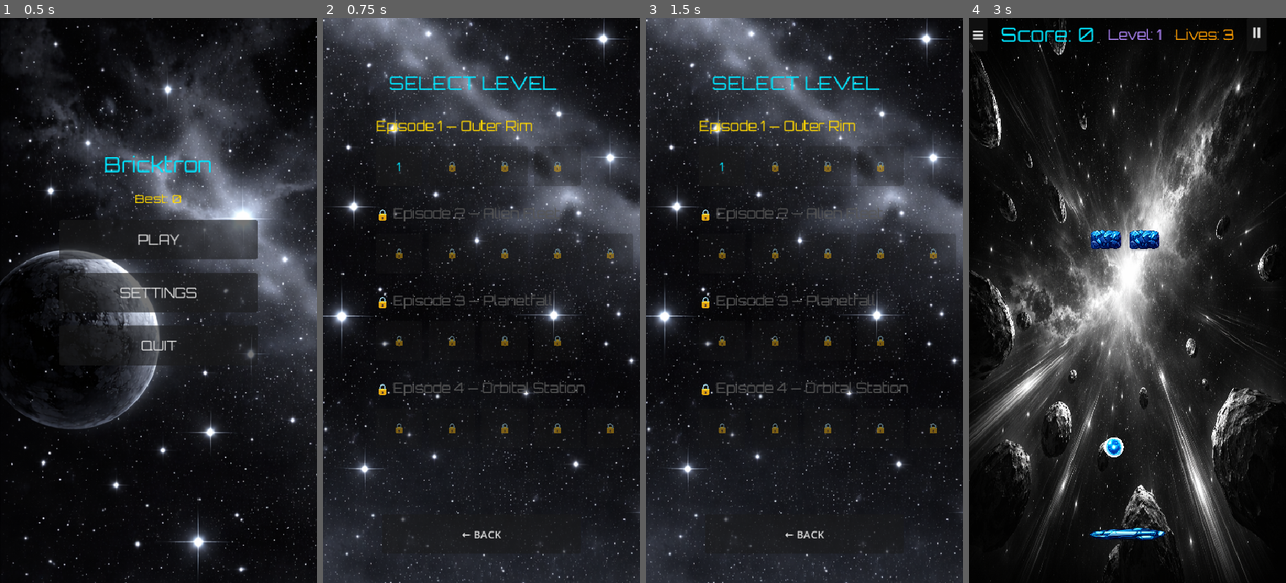
Above: before the commit, frames 1-4 (left to right).
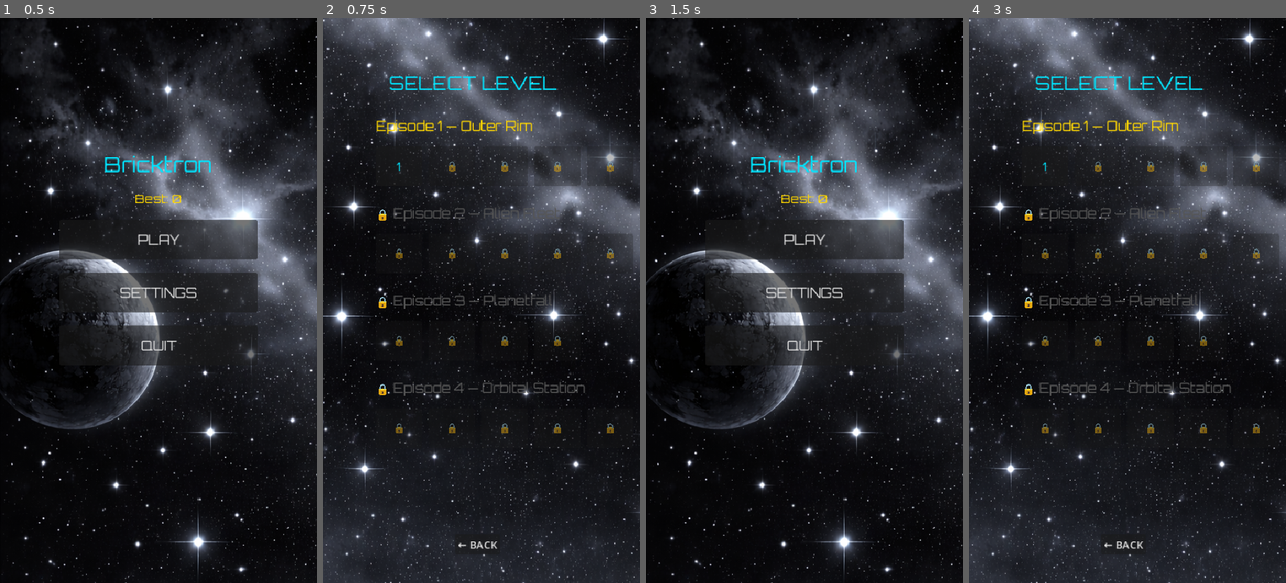
Above: after the commit, the same moments.

Repository: ilkkayli/godot-brick-breaker
Game: Godot game, scene res://MainMenu.tscn
Two runs of this game, one before a commit and one after it. Both use one fixed random seed, a clock stepped at 60 frames per second and the inputs below.
Inputs (mouse positions are in pixels of both pictures, inside the frame that each line leads up to):
- Up to frame 1 (0.5 s): no input
- Up to frame 2 (0.75 s): click "PLAY" at 0.5 s
- Up to frame 3 (1.5 s): click "← BACK" at 1.25 s
- Up to frame 4 (3 s): click (1045, 164) at 2 s, where only the run before the commit has a clickable "1"; click (1127, 238) at 2.75 s, where only the run after the commit has a clickable "PLAY"

Frame 1 is identical in both runs. In frame 2, 0.5% of the frame differs, in the area x 18-98%, y 22-96%; in frame 3, 44%; in frame 4, 59%, in the area x 0-100%, y 0-100%.

Commit message:
Add episode structure, level names, centralized SaveManager data, fix Level Select back button

Diff:
--- a/LevelComplete.gd
+++ b/LevelComplete.gd
@@ -13,13 +13,16 @@
 	$VBoxContainer/NextLevelButton.pressed.connect(_on_next_pressed)
 	$VBoxContainer/MenuButton.pressed.connect(_on_menu_pressed)
 
+	var ep_name = SaveManager.get_episode_name(current_episode)
+
 	if episode_complete:
 		$VBoxContainer/LevelCompleteLabel.text = "EPISODE COMPLETE!"
-		$VBoxContainer/LevelInfoLabel.text = "Episode " + str(current_episode) + " finished!"
+		$VBoxContainer/LevelInfoLabel.text = "Episode %d\n%s" % [current_episode, ep_name]
 		$VBoxContainer/NextLevelButton.text = "NEXT EPISODE"
 	else:
+		var level_name = SaveManager.get_level_name(current_episode, current_level)
 		$VBoxContainer/LevelCompleteLabel.text = "LEVEL COMPLETE!"
-		$VBoxContainer/LevelInfoLabel.text = "Level " + str(current_level - 1) + " → " + str(current_level)
+		$VBoxContainer/LevelInfoLabel.text = "Ep.%d — %s\nLevel %d: %s" % [current_episode, ep_name, current_level, level_name]
 
 	$VBoxContainer/ScoreLabel.text = "Score: " + str(current_score)
 	size = get_viewport_rect().size
--- a/LevelSelect.gd
+++ b/LevelSelect.gd
@@ -1,13 +1,8 @@
 extends Control
 
-const EPISODES = [
-	{"name": "Episode 1 — Outer Rim", "levels": 4},
-	{"name": "Episode 2 — Alien Fleet", "levels": 5},
-	{"name": "Episode 3 — Planetfall", "levels": 4},
-	{"name": "Episode 4 — Orbital Station", "levels": 5}
-]
-
 func _ready() -> void:
+	print("LevelSelect _ready")
+	print("BackButton: ", $BackButton)
 	$BackButton.pressed.connect(_on_back_pressed)
 	_build_list()
 
@@ -15,15 +10,14 @@
 	var container = $ScrollContainer/VBoxContainer
 	var font = load("res://assets/fonts/orbitron.ttf")
 
-	for ep_index in range(EPISODES.size()):
-		var episode = EPISODES[ep_index]
-		var ep_number = ep_index + 1
+	for ep_number in range(1, SaveManager.get_total_episodes() + 1):
 		var unlocked = SaveManager.is_episode_unlocked(ep_number)
 		var highest = SaveManager.get_highest_level(ep_number)
+		var ep_name = "Episode %d — %s" % [ep_number, SaveManager.get_episode_name(ep_number)]
+		var level_count = SaveManager.get_episode_level_count(ep_number)
 
-		# Episodin otsikko
 		var ep_label = Label.new()
-		ep_label.text = episode["name"] if unlocked else "🔒 " + episode["name"]
+		ep_label.text = ep_name if unlocked else "🔒 " + ep_name
 		ep_label.add_theme_font_override("font", font)
 		ep_label.add_theme_font_size_override("font_size", 20)
 		if unlocked:
@@ -33,19 +27,17 @@
 		ep_label.custom_minimum_size = Vector2(400, 40)
 		container.add_child(ep_label)
 
-		# Kenttänapit
 		var grid = GridContainer.new()
 		grid.columns = 5
 		grid.add_theme_constant_override("h_separation", 10)
 		grid.add_theme_constant_override("v_separation", 10)
 		container.add_child(grid)
 
-		for lv in range(1, episode["levels"] + 1):
+		for lv in range(1, level_count + 1):
 			var btn = Button.new()
 			btn.custom_minimum_size = Vector2(70, 60)
 			btn.add_theme_font_override("font", font)
 			btn.add_theme_font_size_override("font_size", 18)
-
 			if unlocked and lv <= highest + 1:
 				btn.text = str(lv)
 				btn.add_theme_color_override("font_color", Color("#00E5FF"))
@@ -54,10 +46,8 @@
 				btn.text = "🔒"
 				btn.disabled = true
 				btn.add_theme_color_override("font_color", Color("#555555"))
-
 			grid.add_child(btn)
 
-		# Väli episodien välille
 		var spacer = Control.new()
 		spacer.custom_minimum_size = Vector2(0, 20)
 		container.add_child(spacer)
@@ -69,4 +59,5 @@
 	get_tree().call_deferred("change_scene_to_file", "res://main.tscn")
 
 func _on_back_pressed() -> void:
+	print("Back pressed")
 	get_tree().call_deferred("change_scene_to_file", "res://MainMenu.tscn")
--- a/LevelSelect.tscn
+++ b/LevelSelect.tscn
@@ -33,14 +33,6 @@
 theme_override_font_sizes/font_size = 28
 text = "SELECT LEVEL"
 
-[node name="BackButton" type="Button" parent="." unique_id=1350623941]
-layout_mode = 0
-offset_left = 90.0
-offset_top = 750.0
-offset_right = 390.0
-offset_bottom = 810.0
-text = "← BACK"
-
 [node name="ScrollContainer" type="ScrollContainer" parent="." unique_id=1447586247]
 layout_mode = 1
 anchors_preset = 15
@@ -55,3 +47,11 @@
 
 [node name="VBoxContainer" type="VBoxContainer" parent="ScrollContainer" unique_id=1388671627]
 layout_mode = 2
+
+[node name="BackButton" type="Button" parent="." unique_id=1350623941]
+layout_mode = 0
+offset_left = 200.0
+offset_top = 780.0
+offset_right = 268.0
+offset_bottom = 811.0
+text = "← BACK"
--- a/Main.gd
+++ b/Main.gd
@@ -53,6 +53,13 @@
 	game_over_screen.watch_ad.connect(_on_watch_ad)
 	pause_screen.resume_game.connect(_on_resume_pressed)
 	pause_screen.go_to_menu.connect(_on_menu_pressed)
+	var yes_btn = $ConfirmLayer/ConfirmDialog/PanelContainer/VBoxContainer/HBoxContainer/YesButton
+	var no_btn = $ConfirmLayer/ConfirmDialog/PanelContainer/VBoxContainer/HBoxContainer/NoButton
+	yes_btn.process_mode = Node.PROCESS_MODE_ALWAYS
+	no_btn.process_mode = Node.PROCESS_MODE_ALWAYS
+	yes_btn.pressed.connect(_on_confirm_yes)
+	no_btn.pressed.connect(_on_confirm_no)
+	confirm_dialog.process_mode = Node.PROCESS_MODE_ALWAYS
 
 func _on_menu_pressed() -> void:
 	get_tree().paused = true
@@ -277,13 +284,11 @@
 	pause_screen.visible = false
 
 func _load_background() -> void:
-	print("Background node: ", background)
 	var episode = SaveManager.get_setting("current_episode", 1)
-	print("Episode: ", episode)
 	var path = "res://assets/backgrounds/bg_episode_%d.png" % episode
-	print("Path: ", path)
-	print("Exists: ", ResourceLoader.exists(path))
 	if ResourceLoader.exists(path):
 		background.texture = load(path)
-		background.scale = Vector2(480.0 / 1536.0, 854.0 / 1024.0)
+		background.scale = Vector2(480.0 / 1024.0, 854.0 / 1536.0)
 		background.position = Vector2(240, 427)
+	else:
+		print("Taustakuvaa ei löydy: ", path)
--- a/SaveManager.gd
+++ b/SaveManager.gd
@@ -2,6 +2,64 @@
 
 const SAVE_PATH = "user://settings.cfg"
 var _data: Dictionary = {}
+
+const EPISODE_DATA = {
+	1: {
+		"name": "Outer Rim",
+		"levels": 5,
+		"level_names": {
+			1: "First Debris",
+			2: "Broken Ring",
+			3: "Asteroid Gate",
+			4: "Crystal Reactor",
+			5: "Asteroid Core"
+		}
+	},
+	2: {
+		"name": "Alien Fleet",
+		"levels": 5,
+		"level_names": {
+			1: "Defense Grid",
+			2: "Reactor Pipes",
+			3: "Hangar Bay",
+			4: "Core Entrance",
+			5: "Power Core"
+		}
+	},
+	3: {
+		"name": "Planetfall",
+		"levels": 4,
+		"level_names": {
+			1: "Landing Zone",
+			2: "Crystal Forest",
+			3: "Ancient Ruins",
+			4: "Alien City"
+		}
+	},
+	4: {
+		"name": "Orbital Station",
+		"levels": 5,
+		"level_names": {
+			1: "Docking Bay",
+			2: "Cargo Ring",
+			3: "Security Grid",
+			4: "Control Core",
+			5: "Station Collapse"
+		}
+	}
+}
+
+func get_episode_level_count(episode: int) -> int:
+	return EPISODE_DATA[episode]["levels"]
+
+func get_episode_name(episode: int) -> String:
+	return EPISODE_DATA[episode]["name"]
+
+func get_level_name(episode: int, level: int) -> String:
+	return EPISODE_DATA[episode]["level_names"].get(level, "Level " + str(level))
+
+func get_total_episodes() -> int:
+	return EPISODE_DATA.size()
 
 func _ready() -> void:
 	_load()
@@ -28,14 +86,6 @@
 	var prev_levels = get_episode_level_count(episode - 1)
 	return get_highest_level(episode - 1) >= prev_levels
 
-func get_episode_level_count(episode: int) -> int:
-	match episode:
-		1: return 4
-		2: return 5
-		3: return 4
-		4: return 5
-	return 0
-
 func _save() -> void:
 	var file = FileAccess.open(SAVE_PATH, FileAccess.WRITE)
 	file.store_string(JSON.stringify(_data))
Binary file changed: assets/backgrounds/bg_episode_1.png
Binary file added: assets/backgrounds/bg_episode_3.png
Not shown, changed: assets/backgrounds/bg_episode_3.png.import
Not shown, changed: levels/episode_1/level_1.txt
Not shown, changed: levels/episode_1/level_2.txt
Not shown, changed: levels/episode_1/level_3.txt
Not shown, changed: levels/episode_1/level_4.txt
Not shown, added: levels/episode_1/level_5.txt
Not shown, changed: levels/episode_2/level_3.txt
Not shown, changed: levels/episode_2/level_4.txt
Not shown, changed: levels/episode_2/level_5.txt
